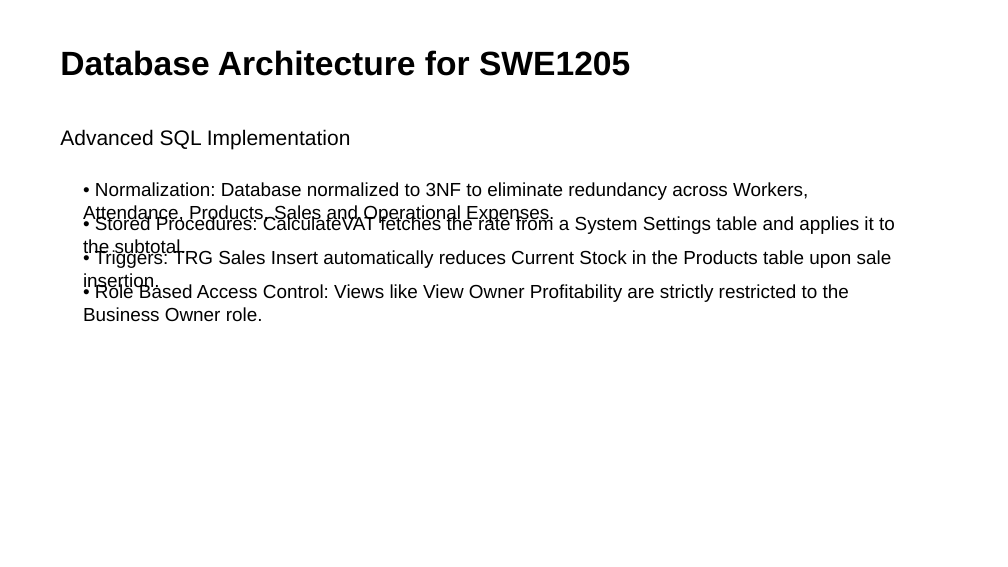
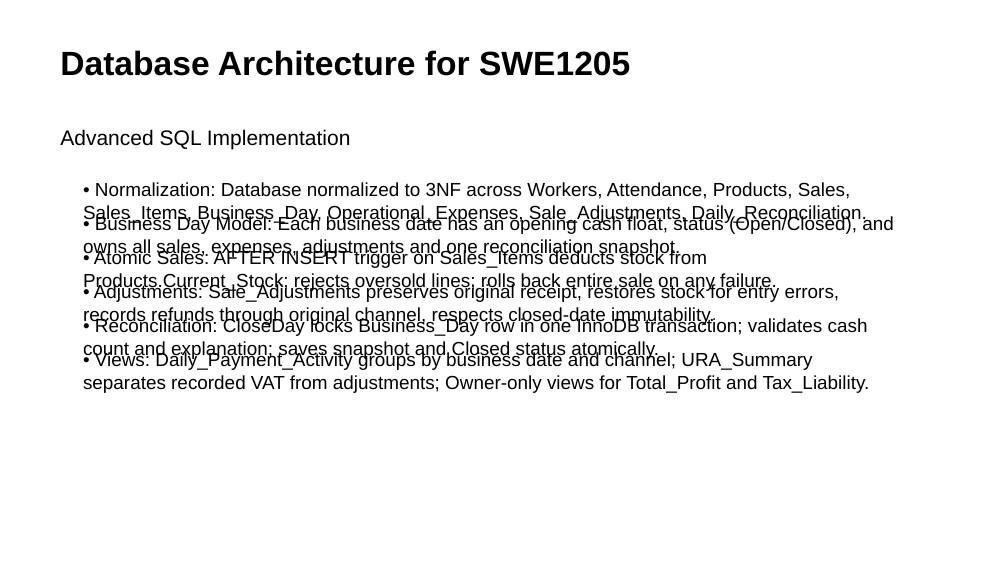
Before and after one commit to mugmarp/requirements-engineering-project-exercise, a slide deck: slide 8 of project_deliverables/PhaseFinal_Grand-Project-Presentation.pptx. Drawn at 1008x567 pixels with LibreOffice and Linux fonts; fonts in the diff are those of the drawing. Boxes give left, top, right and bottom in pixels: in the first picture for what was removed or moved away, otherwise in the second. Text is boxed around its words. In the diff, an @@ line names an element or a change of style, - is before the commit and + after.

Commit message:
docs: update presentation with corrected architecture and traceability
- Slide 6: Updated Phase 1/2 descriptions with atomic sales, payment activity by channel, opening float
- Slide 7: Complete database architecture rewrite (Business_Day model, Sales_Items trigger, Sale_Adjustments, CloseDay locking)
- Slide 8: Full 19-entry traceability matrix matching updated RTM
- Slide 9: Future enhancements text aligned with spec
- Spec file updated to match

```diff
--- a/project_deliverables/PhaseFinal_Grand-Project-Presentation.pptx
+++ b/project_deliverables/PhaseFinal_Grand-Project-Presentation.pptx
@@ text at [83, 182, 867, 223]: text changed @@
-• Normalization: Database normalized to 3NF to eliminate redundancy across Workers, Attendance, Products, Sales and Operational Expenses.
+• Normalization: Database normalized to 3NF across Workers, Attendance, Products, Sales, Sales_Items, Business_Day, Operational_Expenses, Sale_Adjustments, Daily_Reconciliation.
@@ text at [83, 215, 894, 257]: text changed @@
-• Stored Procedures: CalculateVAT fetches the rate from a System Settings table and applies it to the subtotal.
+• Business Day Model: Each business date has an opening cash float, status (Open/Closed), and owns all sales, expenses, adjustments and one reconciliation snapshot.
@@ text at [83, 249, 777, 291]: text changed @@
-• Triggers: TRG Sales Insert automatically reduces Current Stock in the Products table upon sale insertion.
+• Atomic Sales: AFTER INSERT trigger on Sales_Items deducts stock from Products.Current_Stock; rejects oversold lines; rolls back entire sale on any failure.
@@ text at [83, 283, 840, 325]: text changed @@
-• Role Based Access Control: Views like View Owner Profitability are strictly restricted to the Business Owner role.
+• Adjustments: Sale_Adjustments preserves original receipt, restores stock for entry errors, records refunds through original channel, respects closed-date immutability.
@@ text added at [83, 317, 868, 359], 18 pt, text #000000 @@
+• Reconciliation: CloseDay locks Business_Day row in one InnoDB transaction; validates cash count and explanation; saves snapshot and Closed status atomically.
@@ text added at [83, 351, 870, 393], 18 pt, text #000000 @@
+• Views: Daily_Payment_Activity groups by business date and channel; URA_Summary separates recorded VAT from adjustments; Owner-only views for Total_Profit and Tax_Liability.
```
Also in this commit, not shown: 2 other slides changed, 1 other file.
